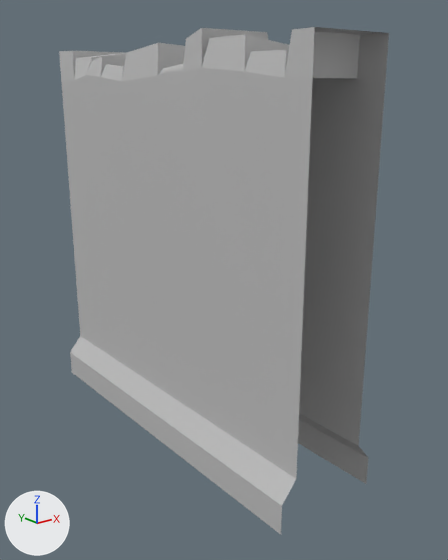
A saved change to the FBX model Tutorial Graybox/Assets/Props/Large Props/Walls/Ruins_Wall_001.fbx.
Before and after are seen from a 50 mm camera at (-4.59, -6.4, 1.98) aimed at (0.24, -0.36, -0.43). Every picture has the same lights, and +X, +Y and +Z are marked at lower left. Where no turn or scale is listed for an object, it has been applied to the vertices.

In view in the first picture: 'Ruins_Wall_001'.
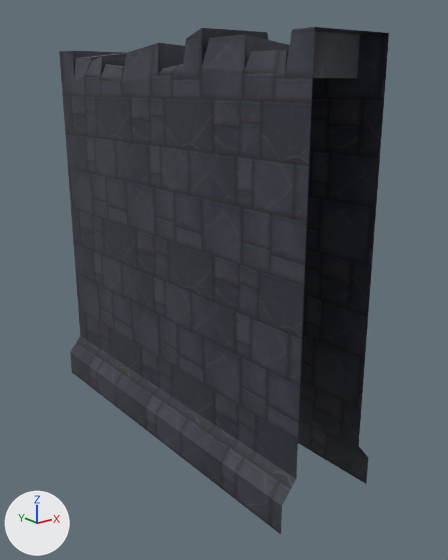
Where the change shows, as pixel boxes (x1, y1, x2, y2) in the pictures (448 x 560 px):
```json
{"object": "Ruins_Wall_001", "change": "recoloured", "before": [59, 27, 389, 534], "after": [59, 27, 389, 534], "on screen": "grey to black"}
```

Edits to the scene script, one JSON object a line:
```json
{"op": "add", "block": "img_ruins_wall_001_ruins_dark_albedotransparency_png", "code": ["img_ruins_wall_001_ruins_dark_albedotransparency_png = load_image('Ruins_Wall_001_RUINS_DARK_AlbedoTransparency.png', '_unpacked/Ruins_Wall_001_RUINS_DARK_AlbedoTransparency.png', 2048, 2048, 'sRGB')"]}
{"op": "add", "block": "mat_ruinsdark_material", "code": ["mat_ruinsdark_material = principled_material('RuinsDark_Material')", "mat_ruinsdark_material.texture = img_ruins_wall_001_ruins_dark_albedotransparency_png"]}
{"block": "me_mesh", "where": "me_mesh.from_pydata(...)  # 74 vertices, 72 faces; spans x -0.7..0.7, y -2.5..2.5, z -2.55..2.55"}
{"op": "remove", "block": "me_mesh", "code": "me_mesh.materials.append(mat_lambert1)  # grey #bcbcbc"}
{"op": "add", "block": "me_mesh", "code": "me_mesh.materials.append(mat_ruinsdark_material)  # picture img_ruins_wall_001_ruins_dark_albedotransparency_png"}
```
